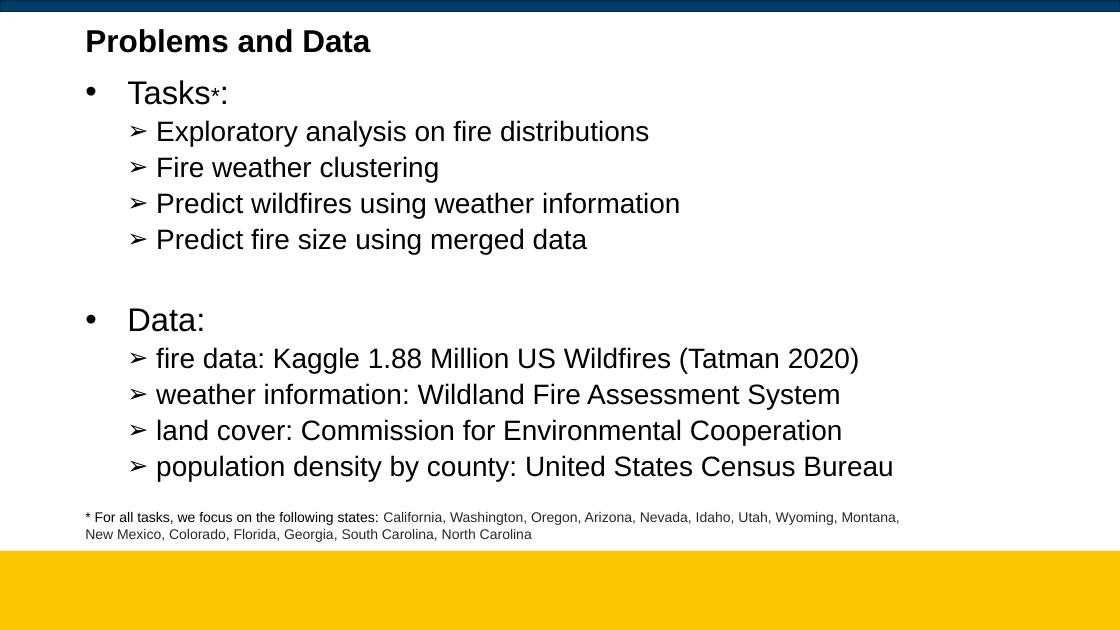
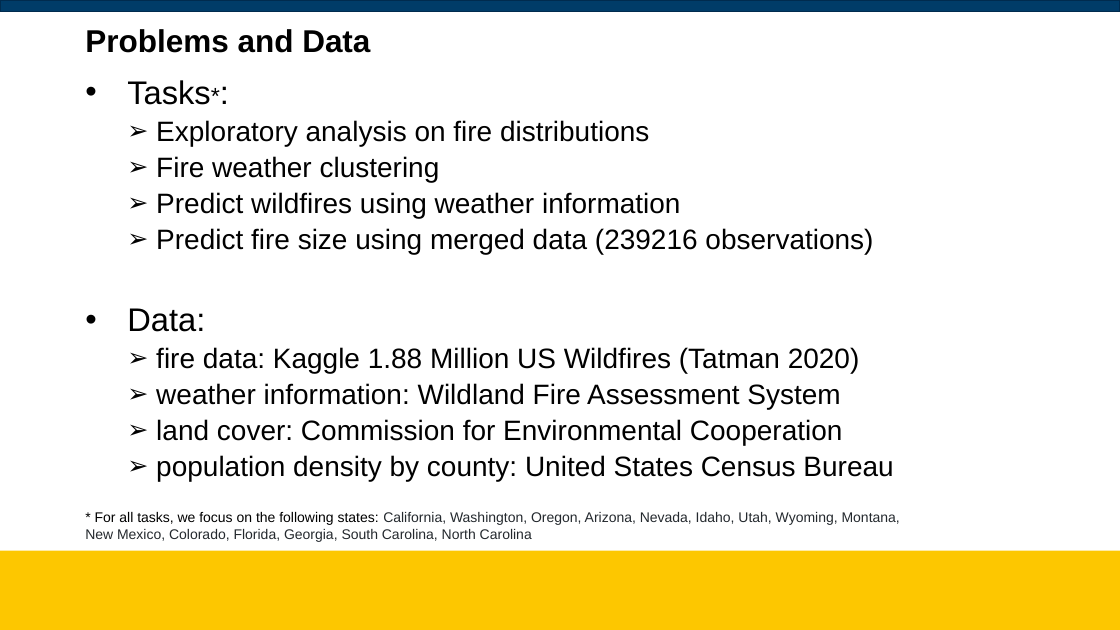
Before and after one commit to colospring/wildfire_prediction, a slide deck: slide 2 of slides.pptx. Drawn at 1120x630 pixels with LibreOffice and Linux fonts; fonts in the diff are those of the drawing; background and template pictures are left out. Boxes give left, top, right and bottom in pixels: in the first picture for what was removed or moved away, otherwise in the second. Text is boxed around its words. In the diff, an @@ line names an element or a change of style, - is before the commit and + after.

Commit message:
small changes to slides

```diff
--- a/slides.pptx
+++ b/slides.pptx
@@ text at <box>156,228,873,254</box>: text changed @@
-  ➢ Predict fire size using merged data
+  ➢ Predict fire size using merged data (239216 observations)
```
